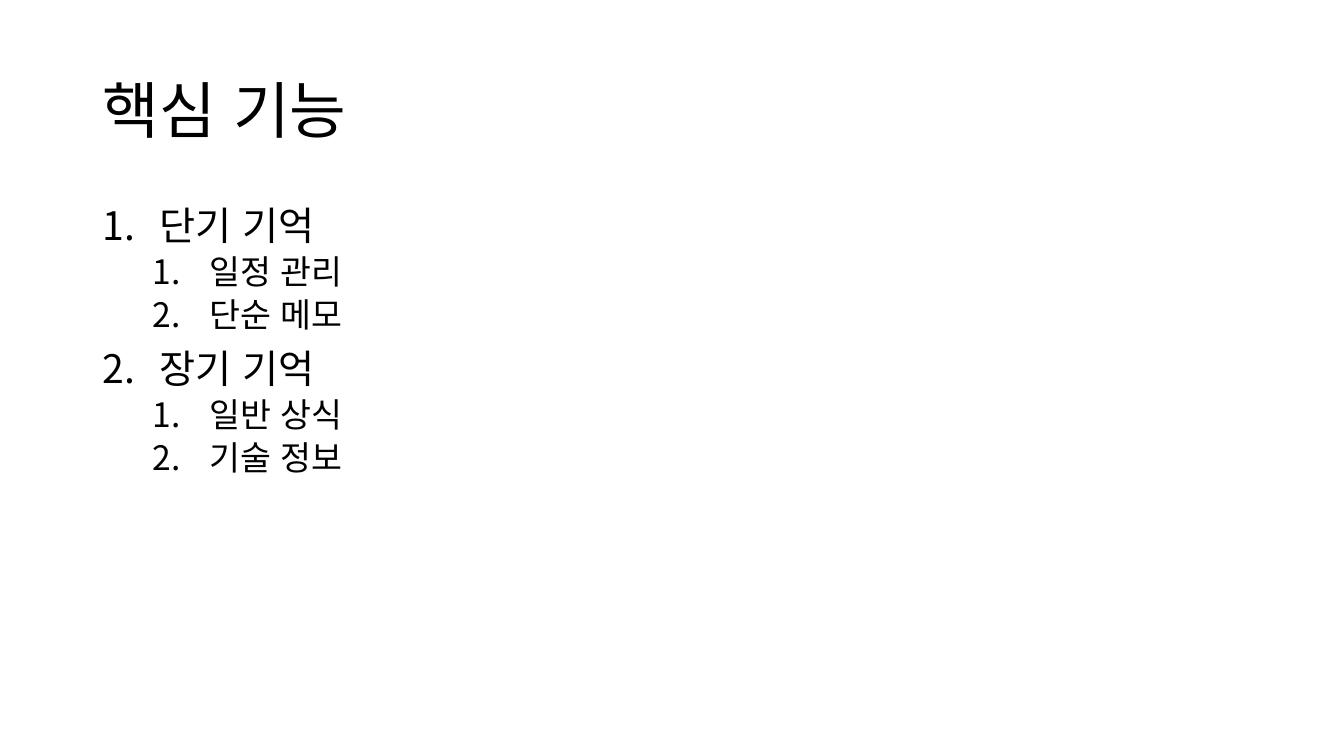
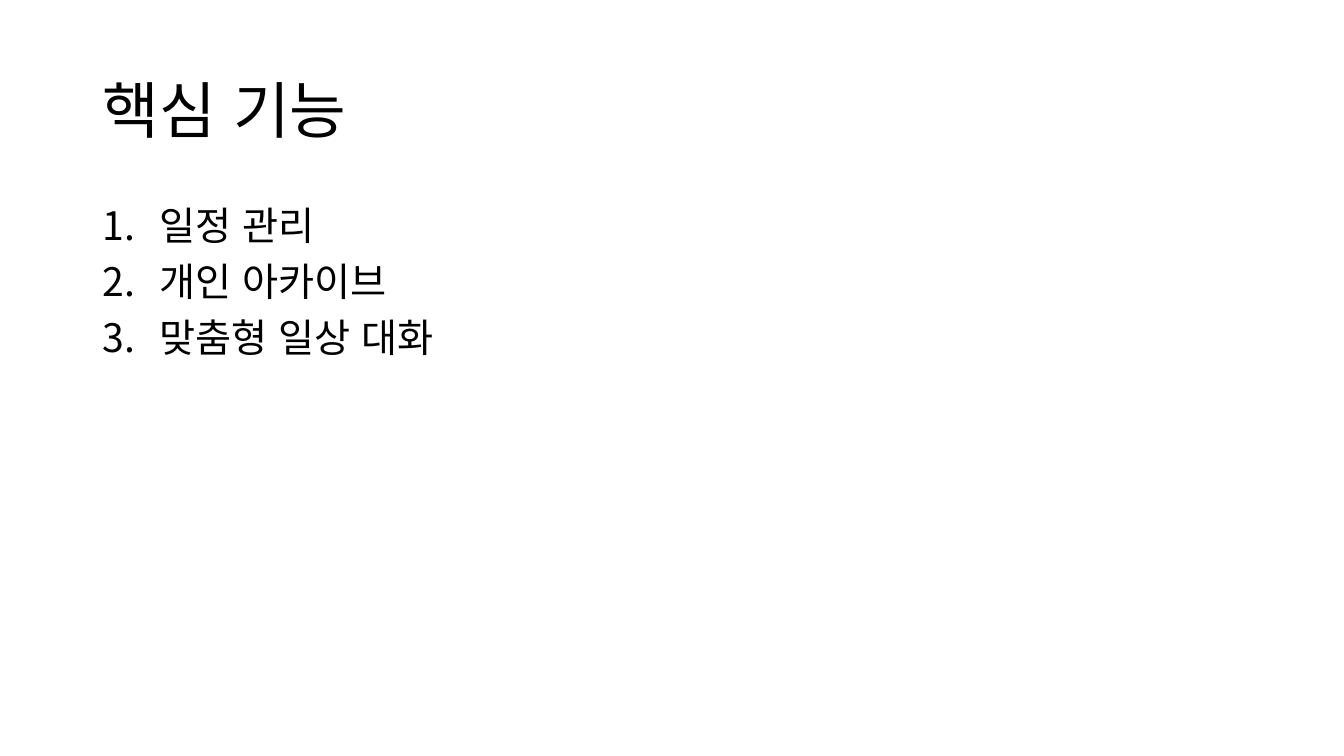
Before and after one commit to HeyHO2154/Id, a slide deck: slide 3 of 시스템 설계도.pptx (slide 4 before the commit). Drawn at 1344x756 pixels with LibreOffice and Linux fonts; fonts in the diff are those of the drawing. Boxes give left, top, right and bottom in pixels: in the first picture for what was removed or moved away, otherwise in the second. Text is boxed around its words. In the diff, an @@ line names an element or a change of style, - is before the commit and + after.

```diff
--- a/시스템 설계도.pptx
+++ b/시스템 설계도.pptx
@@ text at <box>159,207,314,243</box>: paragraph removed @@
-1. 단기 기억
@@ text at <box>159,207,314,243</box>: size 24 to 28 pt in "일정 관리"; list level 2 to 1 in "일정 관리" @@
@@ text at <box>159,263,433,355</box>: text changed; size 24 to 28 pt @@
-  2. 단순 메모
-2. 장기 기억
-  1. 일반 상식
-  2. 기술 정보
+2. 개인 아카이브
+3. 맞춤형 일상 대화
```
Also in this commit, not shown: 1 other slide changed, 2 slides added, 3 slides removed, 9 other files.
